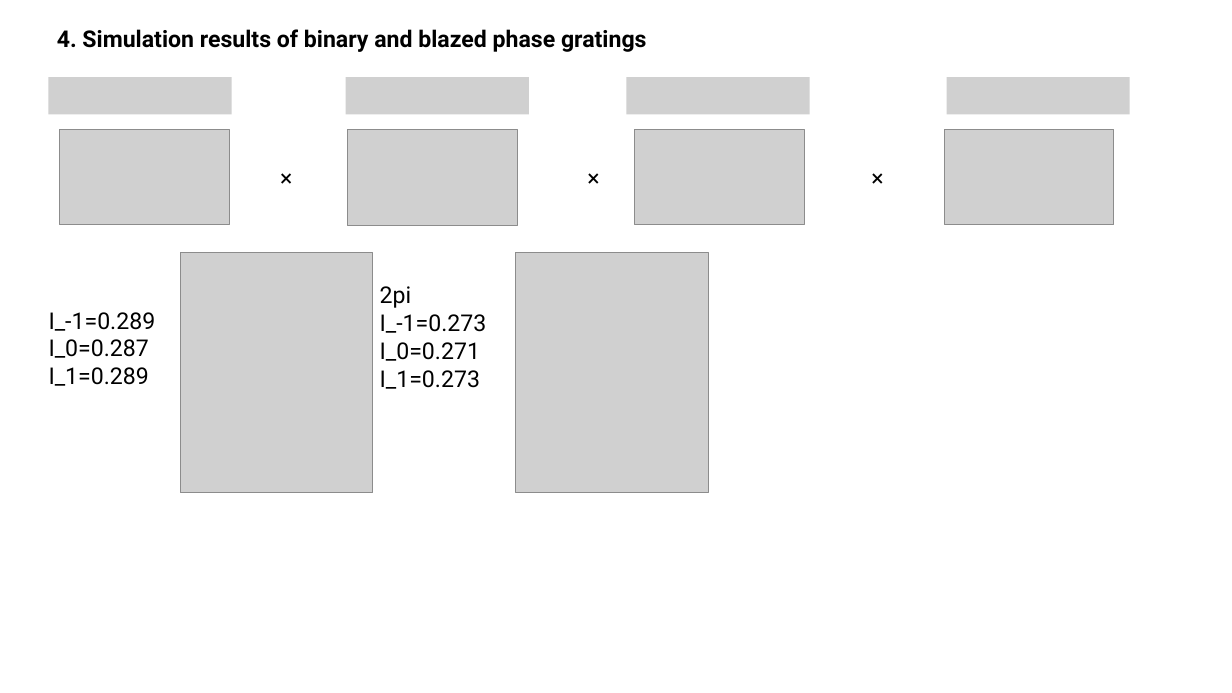
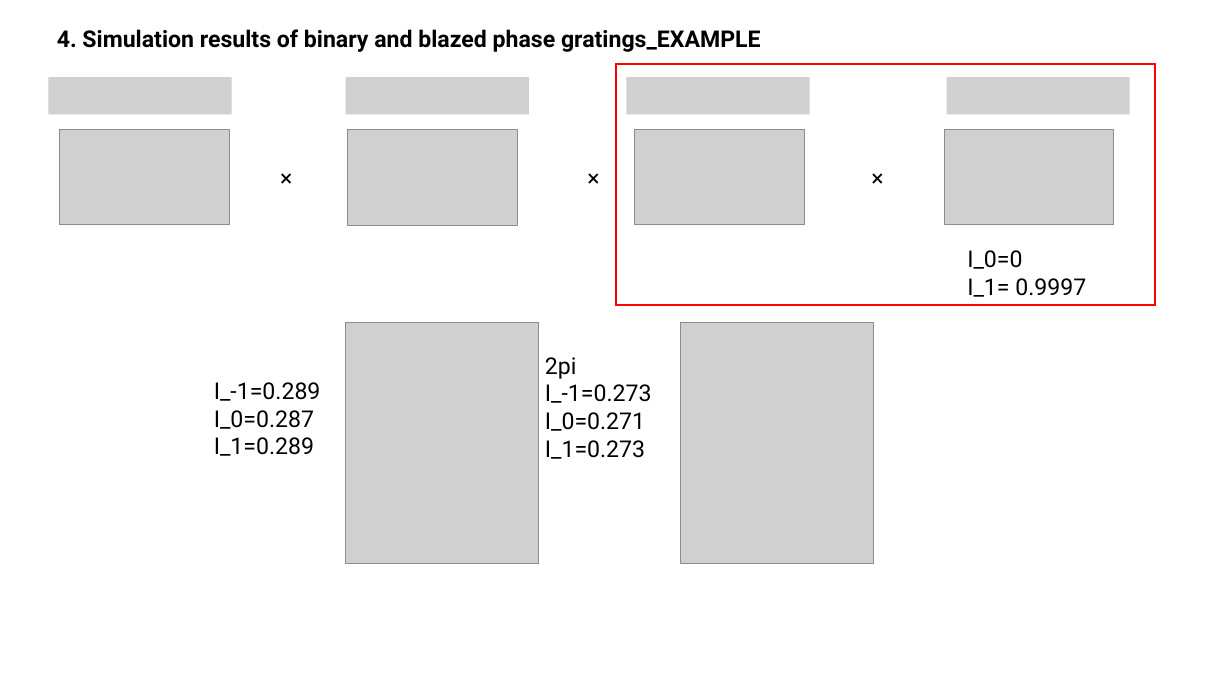
Before and after one commit to SSSSSGGGGGG/Computer-Generate-Hologram, a slide deck: slide 7 of Simulation of phase gratings_not 2pi.pptx (slide 9 before the commit). Drawn at 1232x693 pixels with LibreOffice and Linux fonts; fonts in the diff are those of the drawing; grey boxes stand for pictures. Boxes give left, top, right and bottom in pixels: in the first picture for what was removed or moved away, otherwise in the second. Text is boxed around its words. In the diff, an @@ line names an element or a change of style, - is before the commit and + after.

```diff
--- a/Simulation of phase gratings_not 2pi.pptx
+++ b/Simulation of phase gratings_not 2pi.pptx
@@ text at (57,29,761,52): text changed @@
-4. Simulation results of binary and blazed phase gratings
+4. Simulation results of binary and blazed phase gratings_EXAMPLE
@@ rectangle added at (616,65,1155,305), outline #FF0000 1.5 pt @@
@@ text added at (967,250,1086,297), 18 pt, text #000000 @@
+I_0=0
+I_1= 0.9997
@@ 2 pictures, 2 texts: place and size @@
-2 pictures, 2 texts at (49,252,708,493)
+2 pictures, 2 texts at (214,323,873,563)
```
Also in this commit, not shown: 6 other slides changed, 1 slide added, 5 slides removed, 8 other files.
